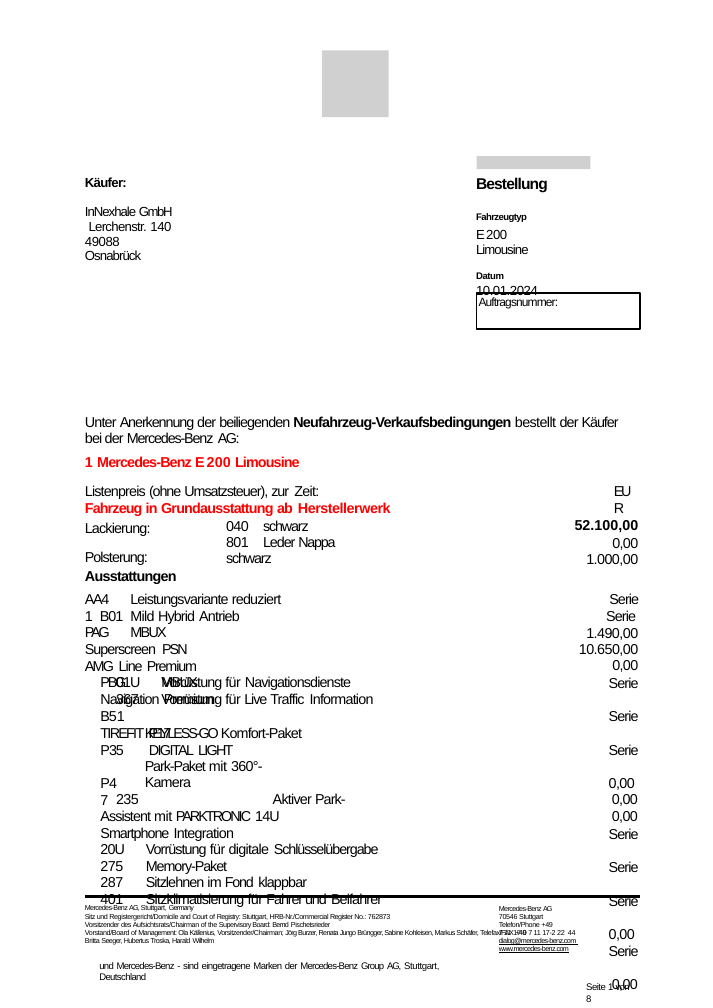
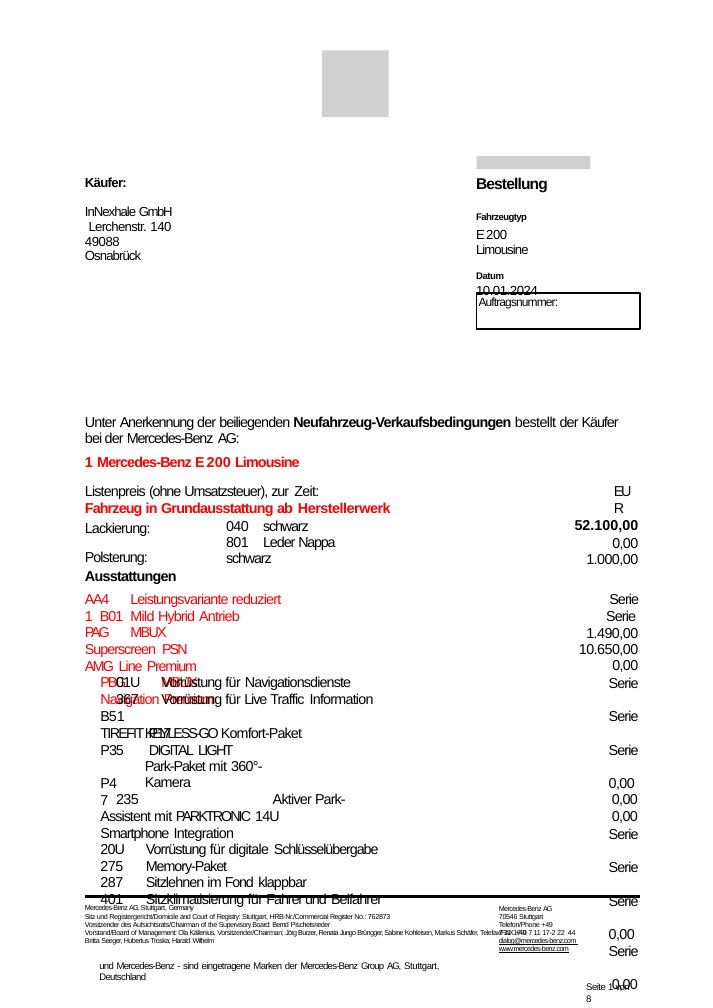
Before and after one commit to wibikimo/First_Public_Test, a slide deck: slide 1 of leere_ppt.pptx. Drawn at 713x1008 pixels with LibreOffice and Linux fonts; fonts in the diff are those of the drawing; grey boxes stand for pictures; background and template pictures are left out. Boxes give left, top, right and bottom in pixels: in the first picture for what was removed or moved away, otherwise in the second. Text is boxed around its words. In the diff, an @@ line names an element or a change of style, - is before the commit and + after.

Commit message:
weitere rote stellen

```diff
--- a/leere_ppt.pptx
+++ b/leere_ppt.pptx
@@ text "AA4 Leistungsvariante reduziert 1 B01 ..." at [85, 593, 282, 707]: text colour #000000 to #FF0000 @@
```
